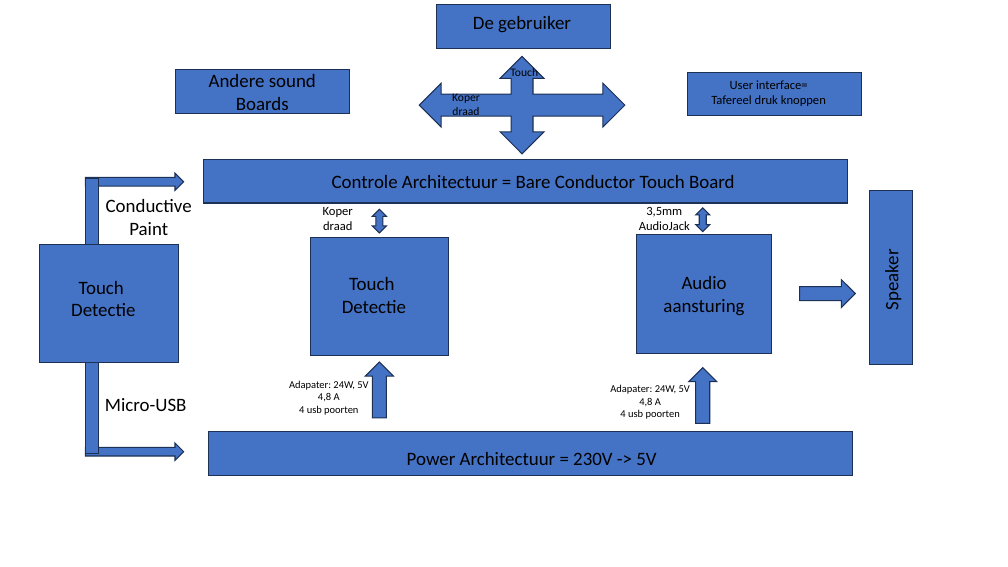
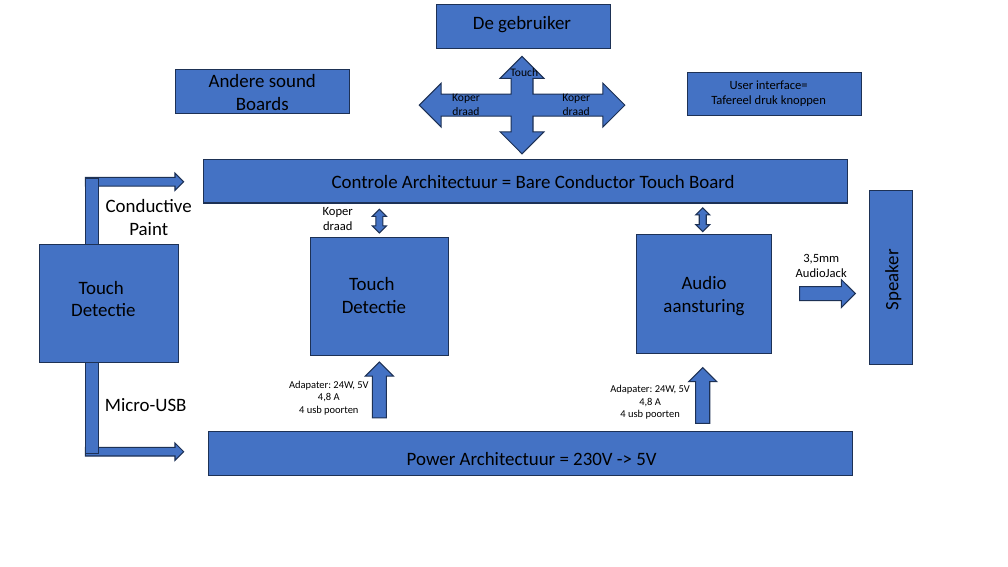
Before and after one commit to vives-project-xp/InteractiveWall, a slide deck: slide 1 of docs/Architectuur Document/ArchitectuurDocument Interactive wall.pptx. Drawn at 1008x567 pixels with LibreOffice and Linux fonts; fonts in the diff are those of the drawing. Boxes give left, top, right and bottom in pixels: in the first picture for what was removed or moved away, otherwise in the second. Text is boxed around its words. In the diff, an @@ line names an element or a change of style, - is before the commit and + after.

```diff
--- a/docs/Architectuur Document/ArchitectuurDocument Interactive wall.pptx
+++ b/docs/Architectuur Document/ArchitectuurDocument Interactive wall.pptx
@@ text added at box(562, 92, 590, 119), 11 pt, text #000000 @@
+Koper
+draad
@@ text "3,5mm": place and size @@
-text "3,5mm" at box(639, 207, 690, 230)
+text "3,5mm" at box(796, 254, 847, 280)
```
Also in this commit, not shown: 2 other files.
